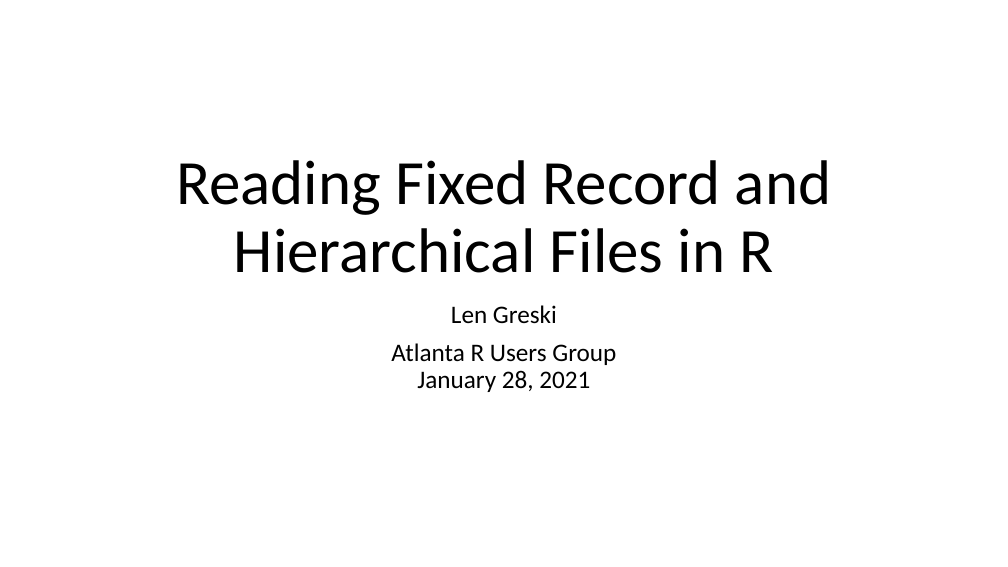
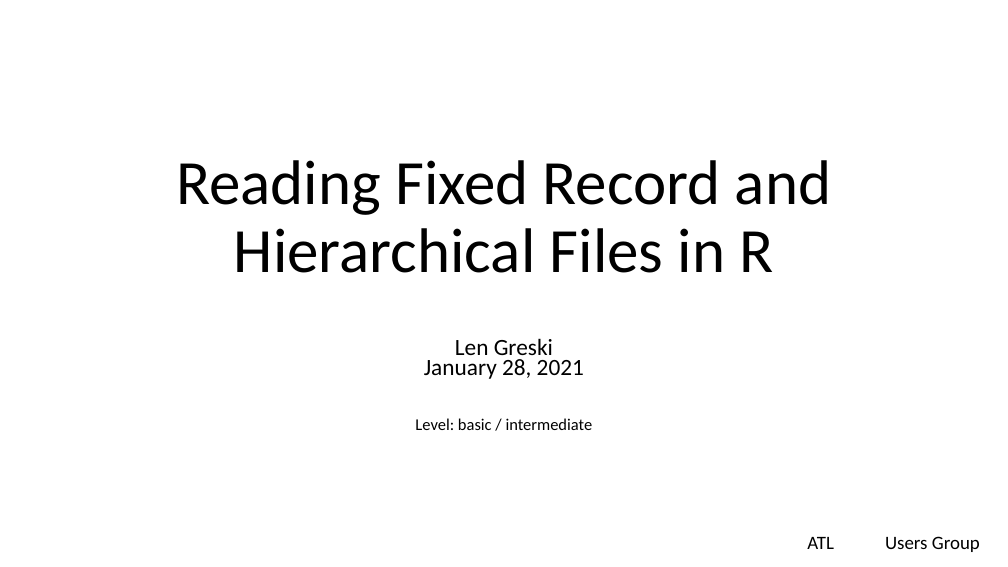
Before and after one commit to lgreski/readingFilesInR, a slide deck: slide 1 of presentation/readingFixedFilesInR.pptx. Drawn at 1008x567 pixels with LibreOffice and Linux fonts; fonts in the diff are those of the drawing; background and template pictures are left out. Boxes give left, top, right and bottom in pixels: in the first picture for what was removed or moved away, otherwise in the second. Text is boxed around its words. In the diff, an @@ line names an element or a change of style, - is before the commit and + after.

```diff
--- a/presentation/readingFixedFilesInR.pptx
+++ b/presentation/readingFixedFilesInR.pptx
@@ subtitle at (415,338,593,430): text changed; size 24 to 15.7 pt @@
-Len Greski
-Atlanta R Users Group
-January 28, 2021
+Len Greski
+January 28, 2021
+Level: basic / intermediate
@@ text added at (807,537,834,549), 18 pt, text #000000 @@
+ATL
@@ text added at (885,536,980,552), 18 pt, text #000000 @@
+Users Group
```
Also in this commit, not shown: 7 other slides changed, 12 slides added, 2 slides removed.
